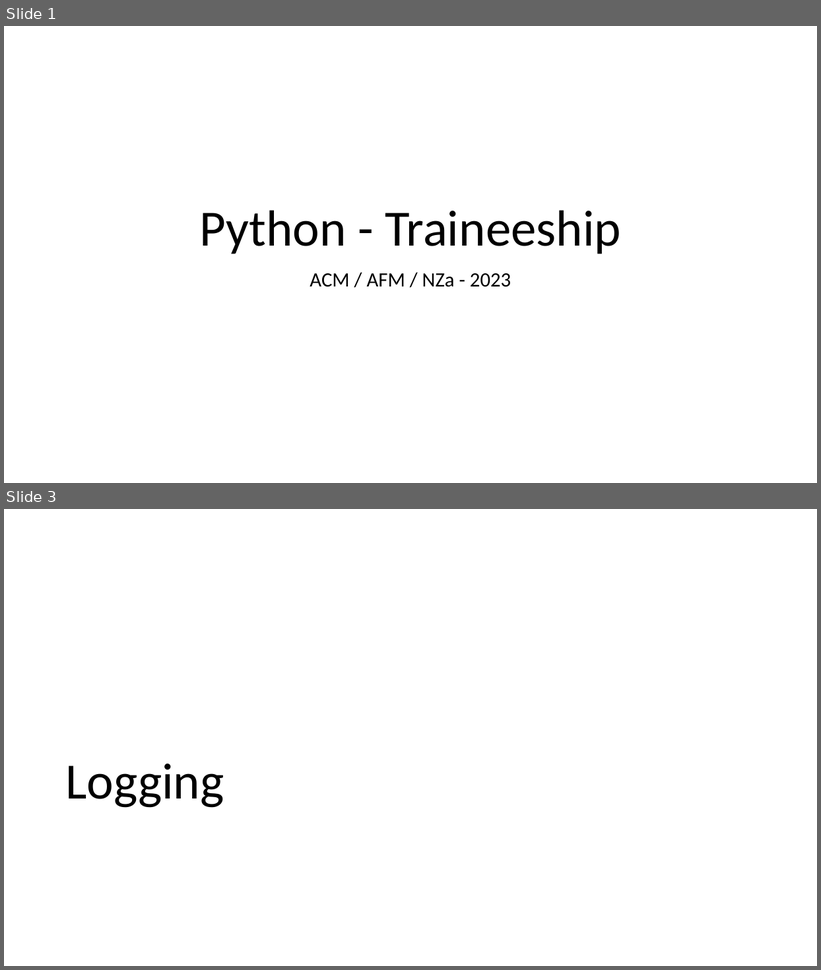
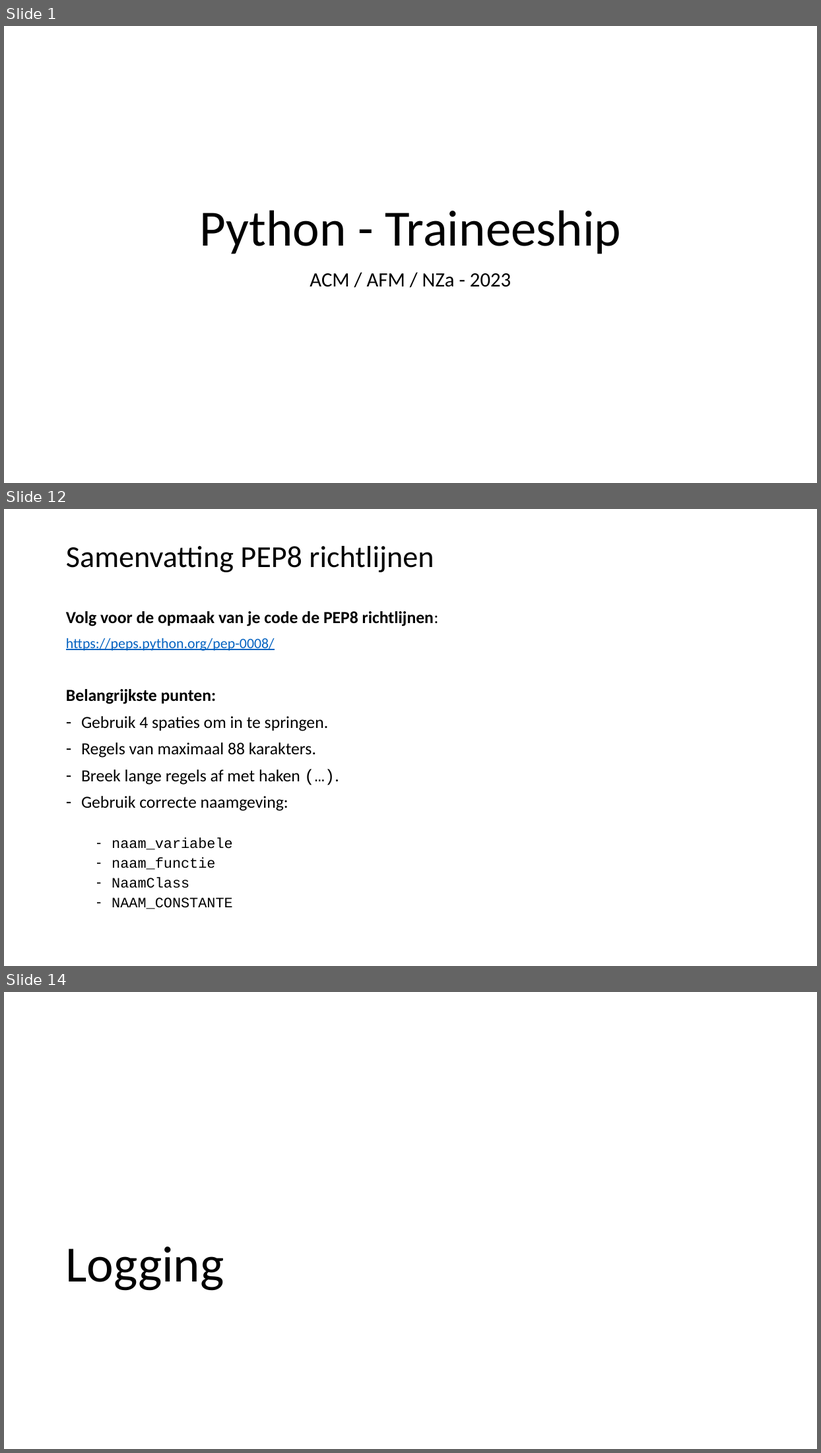
Before and after one commit to LFKoning/knowledge-sharing, a slide deck: python_trainees/2_style_logging_error_handling/python_traineeship_2.pptx. Shown one above the other, each under a label of ours: slides 1 and 3 before the commit, slides 1, 12 and 14 after it; the slides between them are not shown. The pictures are 821x970 and 821x1453 pixels, drawn with LibreOffice and Linux fonts; fonts in the diff are those of the drawing. Boxes give left, top, right and bottom in pixels: in the first picture for what was removed or moved away, otherwise in the second. Text is boxed around its words. In the diff, an @@ line names an element or a change of style, - is before the commit and + after.

Commit message:
Update python trainees

```diff
--- a/python_trainees/2_style_logging_error_handling/python_traineeship_2.pptx
+++ b/python_trainees/2_style_logging_error_handling/python_traineeship_2.pptx
@@ slide 12 added at bbox=[4, 509, 817, 966], background #FFFFFF @@
@@ title added at bbox=[66, 546, 434, 572], 36 pt, text #000000 @@
+Samenvatting PEP8 richtlijnen
@@ text added at bbox=[66, 611, 439, 910], 20 pt, text #000000 @@
+Volg voor de opmaak van je code de PEP8 richtlijnen:
+https://peps.python.org/pep-0008/
+Belangrijkste punten:
+– Gebruik 4 spaties om in te springen.
+– Regels van maximaal 88 karakters.
+– Breek lange regels af met haken (…).
+– Gebruik correcte naamgeving:
+  – naam_variabele
+  – naam_functie
+  – NaamClass
+  – NAAM_CONSTANTE
@@ what was slide 3 is now slide 14 @@
```
Also in this commit, not shown: 1 slide changed, 10 other slides added, 1 other file.
